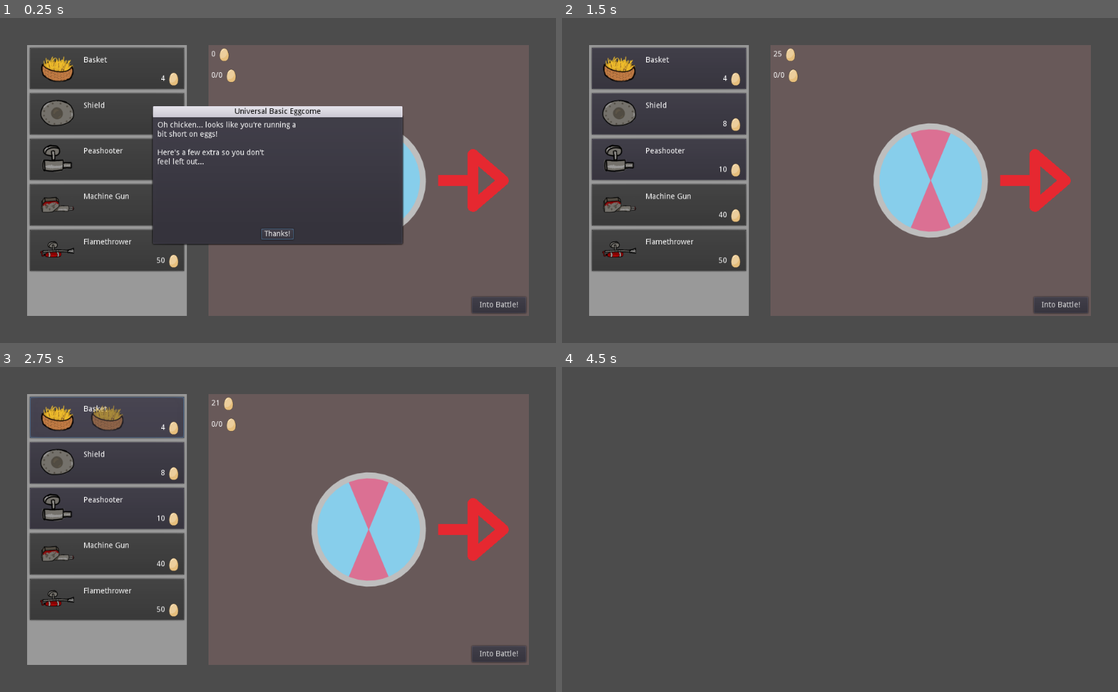
Above: before the commit, frames 1-4 (two rows, left to right).
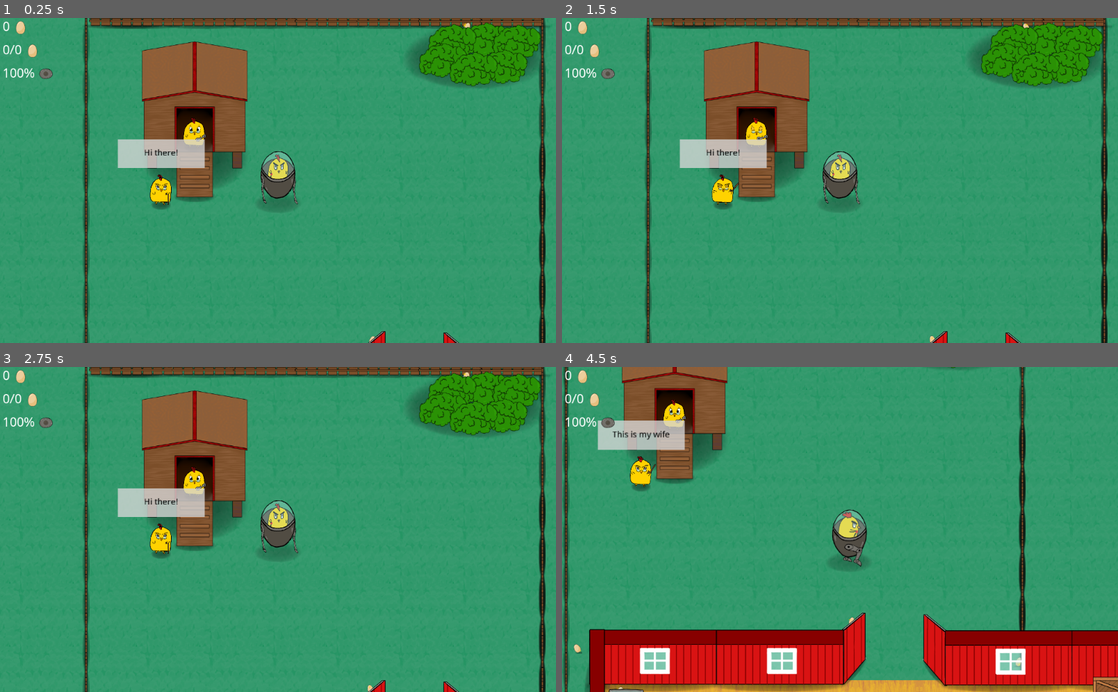
Above: after the commit, the same moments.

Repository: CiaranWoodward/LD46
Game: Godot game, scene res://Levels/FarmLevel.tscn
Two runs of this game, one before a commit and one after it. Both use one fixed random seed, a clock stepped at 60 frames per second and the inputs below. Before the commit the project starts from res://Menu/DesignMenu.tscn. The engine's default icon, where the game draws it, is replaced by a stand-in: a white triangle on a blue panel in a dark square. Sound files missing from this copy of the repository are replaced by a short silence.
Inputs (mouse positions are in pixels of both pictures, inside the frame that each line leads up to):
- Up to frame 1 (0.25 s): no input
- Up to frame 2 (1.5 s): click (1062, 304) at 0.5 s, where only the run before the commit has a clickable "Into Battle!"; click (840, 235) at 1.25 s, where only the run before the commit has a clickable "Thanks!"
- Up to frame 3 (2.75 s): click (105, 419) at 2.02 s
- Up to frame 4 (4.5 s): tap Enter (ui_accept) at 2.75, 3.02, 3.77 s; move the mouse to (928, 529) at 2.77 s; hold Right (player_right) 2.78-3.53 s; tap E (interact, bound only after the commit) at 2.85, 3.8 s; click (928, 529) at 2.92 s; move the mouse to (728, 545) at 3.52 s; hold S (player_down) 3.53-4.28 s; click (728, 545) at 3.6 s; move the mouse to (895, 458) at 4.27 s; hold Right (player_right) from 4.28 s (still down); right-click (895, 458) at 4.35 s

The runs differ from the first frame. In frame 1, 100% of the frame differs, in the area x 0-100%, y 0-100%; in frame 2, 100%; in frame 3, 100%; in frame 4, 100%.
Error before the commit: Invalid call. Nonexistent function 'find_node' in base 'Nil'. (res://Menu/DesignMenu.gd:26)

Commit message:
Fix broken by git

Diff:
--- a/Menu/DesignMenu.tscn
+++ b/Menu/DesignMenu.tscn
@@ -121,16 +121,15 @@
 margin_bottom = 500.0
 
 [node name="EggCounter" parent="HBoxContainer/BuildPanel/VBoxContainer" instance=ExtResource( 6 )]
-margin_right = 95.0
 
 [node name="EggContentCounter" parent="HBoxContainer/BuildPanel/VBoxContainer" instance=ExtResource( 14 )]
-margin_top = 43.0
-margin_right = 117.0
-margin_bottom = 78.0
+margin_top = 39.0
+margin_right = 84.0
+margin_bottom = 74.0
 
 [node name="MarginContainer" type="MarginContainer" parent="HBoxContainer/BuildPanel"]
-margin_left = 436.0
-margin_top = 453.0
+margin_left = 480.0
+margin_top = 460.0
 margin_right = 590.0
 margin_bottom = 500.0
 size_flags_horizontal = 8
@@ -143,8 +142,8 @@
 [node name="BattleButton" type="Button" parent="HBoxContainer/BuildPanel/MarginContainer"]
 margin_left = 5.0
 margin_top = 5.0
-margin_right = 149.0
-margin_bottom = 42.0
+margin_right = 105.0
+margin_bottom = 35.0
 rect_min_size = Vector2( 100, 30 )
 size_flags_horizontal = 8
 size_flags_vertical = 8
@@ -160,10 +159,10 @@
 texture = ExtResource( 4 )
 
 [node name="EggCome" type="AcceptDialog" parent="."]
-margin_left = 282.0
-margin_top = 183.0
-margin_right = 741.0
-margin_bottom = 417.0
+margin_left = 376.0
+margin_top = 237.0
+margin_right = 647.0
+margin_bottom = 363.0
 size_flags_horizontal = 4
 size_flags_vertical = 4
 popup_exclusive = true
--- a/project.godot
+++ b/project.godot
@@ -21,7 +21,7 @@
 [application]
 
 config/name="LD46"
-run/main_scene="res://Menu/DesignMenu.tscn"
+run/main_scene="res://Levels/FarmLevel.tscn"
 config/icon="res://icon.png"
 
 [autoload]
@@ -31,6 +31,10 @@
 [debug]
 
 settings/stdout/print_fps=true
+
+[gui]
+
+theme/use_hidpi=true
 
 [input]
 
@@ -84,6 +88,11 @@
 "events": [ Object(InputEventMouseButton,"resource_local_to_scene":false,"resource_name":"","device":0,"alt":false,"shi …(212 unchanged characters)…
  ]
 }
+interact={
+"deadzone": 0.5,
+"events": [ Object(InputEventKey,"resource_local_to_scene":false,"resource_name":"","device":0,"alt":false,"shift":false,"control":false,"meta":false,"command":false,"pressed":false,"scancode":69,"unicode":0,"echo":false,"script":null)
+ ]
+}
 
 [input_devices]
 
